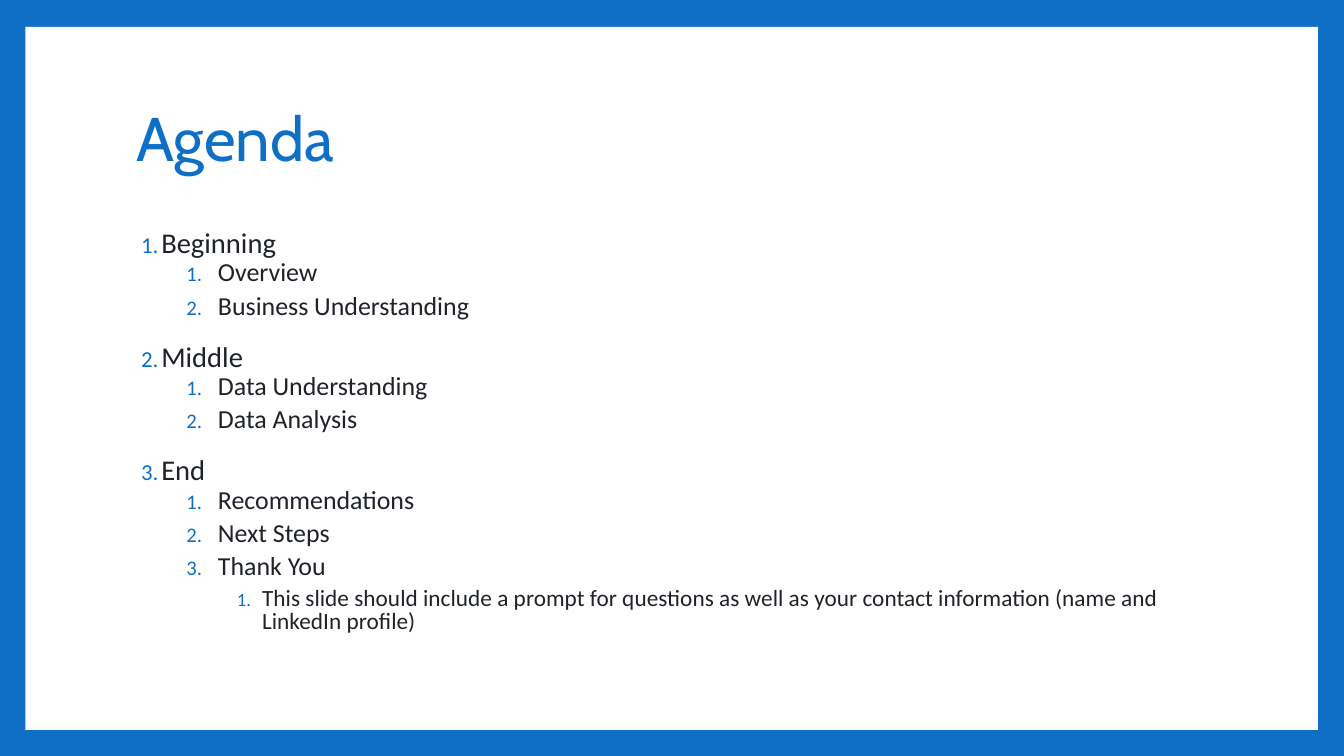
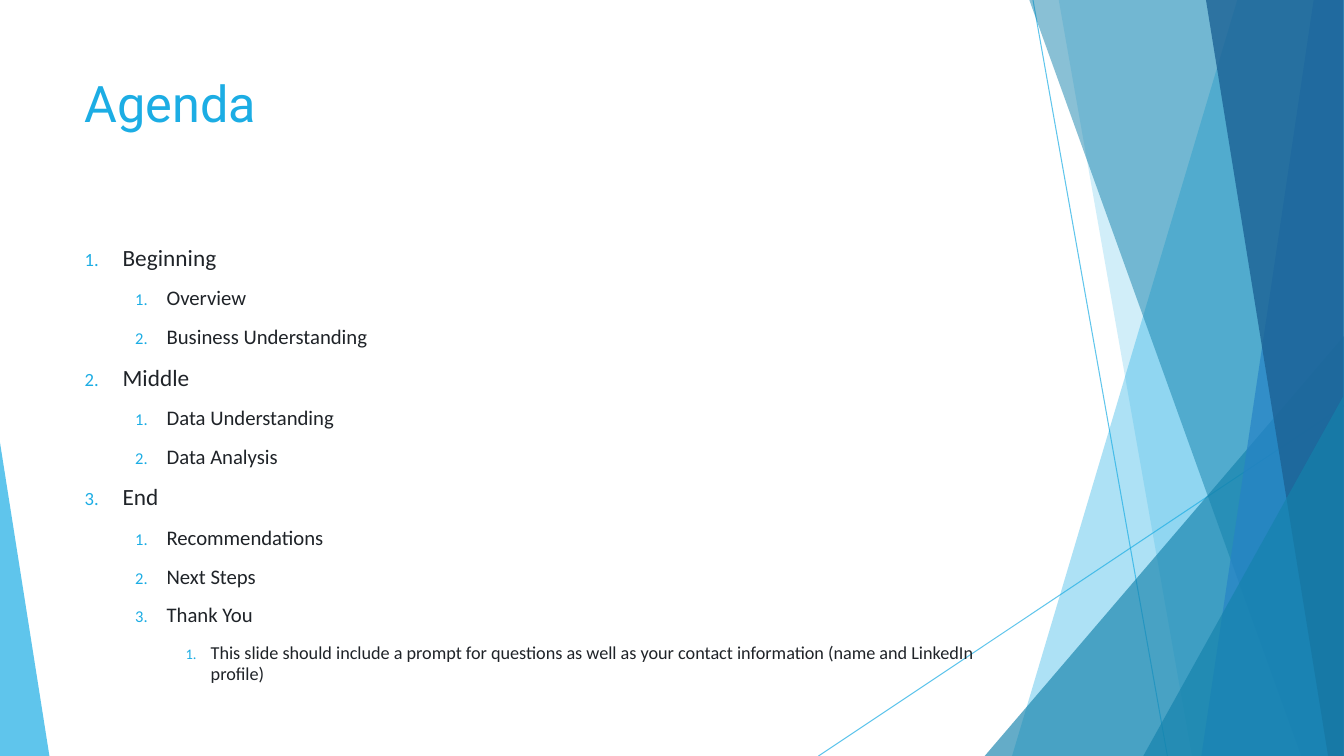
Before and after one commit to mercy-gh/Phase1Project, a slide deck: slide 2 of presentation.pptx. Drawn at 1344x756 pixels with LibreOffice and Linux fonts; fonts in the diff are those of the drawing. Boxes give left, top, right and bottom in pixels: in the first picture for what was removed or moved away, otherwise in the second. Text is boxed around its words. In the diff, an @@ line names an element or a change of style, - is before the commit and + after.

```diff
--- a/presentation.pptx
+++ b/presentation.pptx
@@ background #0F6FC6 to #FFFFFF @@
@@ rectangle removed at (x1=25, y1=27, x2=1318, y2=730) @@
@@ title "Agenda" moved from (x1=136, y1=114, x2=334, y2=175) to (x1=85, y1=84, x2=256, y2=133) @@
@@ title "Agenda" at (x1=85, y1=84, x2=256, y2=133): size 44 to 36 pt, font Cabin to Roboto, text colour #0F6FC6 to #1CADE4; line spacing 0.9 to 1; vertical alignment middle to top @@
@@ text "Beginning" moved from (x1=161, y1=233, x2=1157, y2=633) to (x1=123, y1=250, x2=973, y2=664) @@
@@ text "Beginning" at (x1=123, y1=250, x2=973, y2=664): size 20.4 to 16.6 pt in "Beginning", "Middle", "End"; size 18.5 to 14.8 pt in "Overview", "Business Understanding", "Data Understanding", "Data Analysis" and 3 more places; size 16.6 to 12.9 pt in "This slide should include a prompt for ..."; indent changed; line spacing 0.8 to 1; less space between paragraphs; bullet colour #0F6FC6 to #1CADE4; more space between paragraphs @@
@@ group added at (x1=0, y1=0, x2=1344, y2=756): 5 freeform shapes, 3 triangles, 2 lines @@
```
Also in this commit, not shown: 8 other slides changed, 2 slides added, 2 slides removed, 3 other files.
